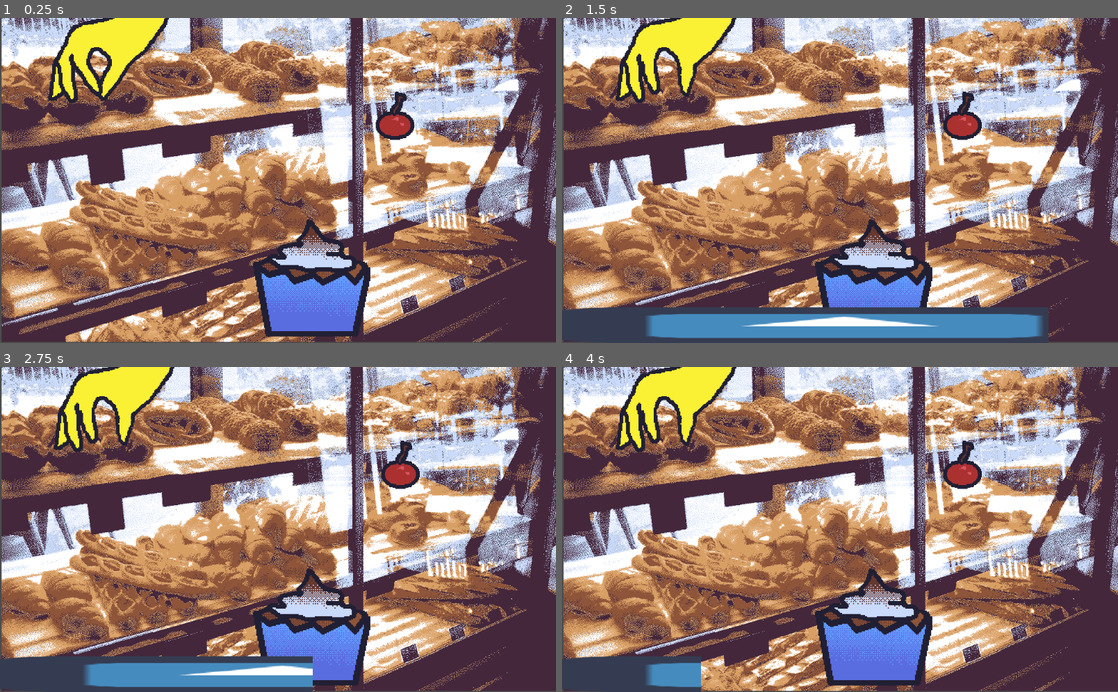
Above: before the commit, frames 1-4 (two rows, left to right).
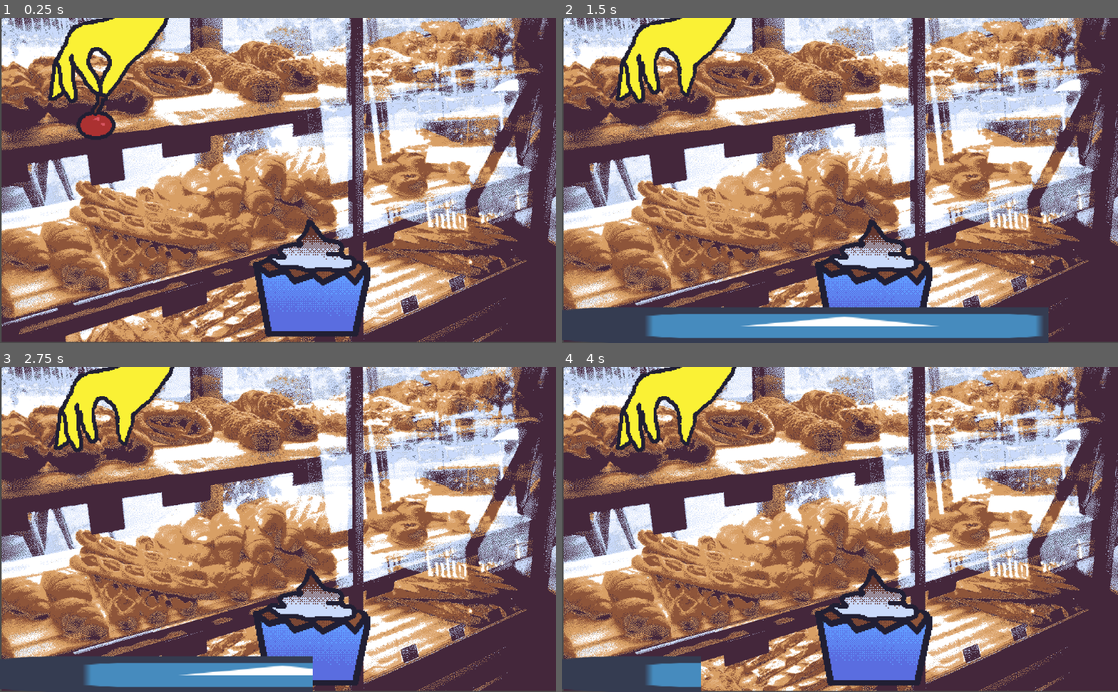
Above: after the commit, the same moments.

Repository: NEW-CYLANDIA/little-warioware
Game: Godot game, scene res://microgames/cupcake_game/cupcake_game.tscn
Same seed, same stepped clock (60 frames per second), same inputs: the game is played once before the commit and once after it. This scene is started directly instead of the project's main scene. The engine's default icon, where the game draws it, is replaced by a stand-in: a white triangle on a blue panel in a dark square. Sound files missing from this copy of the repository are replaced by a short silence.
Inputs:
- Up to frame 1 (0.25 s): no input
- Up to frame 2 (1.5 s): tap Enter at 0.5 s; hold Right (mg_right) 0.53-1.28 s; hold Z (mg_action) 0.53-1.28 s; hold Down (mg_down) from 1.28 s (still down); tap Z (mg_action) at 1.35 s
- Up to frame 3 (2.75 s): release Down (mg_down) at 2.03 s; hold Right (mg_right) from 2.03 s (still down); hold Z (mg_action) from 2.03 s (still down)
- Up to frame 4 (4 s): release Right (mg_right) at 2.78 s; release Z (mg_action) at 2.78 s; hold Up (mg_up) 2.78-3.53 s; tap Z (mg_action) at 2.85 s; hold Left (mg_left) from 3.53 s (still down); hold Z (mg_action) from 3.53 s (still down)

The runs differ from the first frame. In frame 1, 1.2% of the frame differs, in the area x 13-75%, y 22-38%; in frame 2, 0.6%; in frame 3, 0.6%; in frame 4, 0.6%.
Error before the commit: Invalid set index 'falling' (on base: 'Sprite (falling_cherry.gd)') with value of type 'bool'. (res://microgames/cupcake_game/src/hand.gd:16)

Commit message:
fixed several Mistakes
committed too early lol

Diff:
--- a/microgames/cupcake_game/cupcake_game.tscn
+++ b/microgames/cupcake_game/cupcake_game.tscn
@@ -48,17 +48,19 @@
 frames = SubResource( 1 )
 animation = "closed"
 
-[node name="cherry" type="Sprite" parent="hand"]
+[node name="cherry" type="Area2D" parent="hand"]
 position = Vector2( 69.3333, 80.6667 )
+scale = Vector2( 1, 1 )
+script = ExtResource( 6 )
+
+[node name="CollisionShape2D" type="CollisionShape2D" parent="hand/cherry"]
+position = Vector2( -1.33333, 14.6667 )
+shape = SubResource( 2 )
+
+[node name="cherry_sprite" type="Sprite" parent="hand/cherry"]
+position = Vector2( 7.62939e-06, 0 )
 z_index = 451
 texture = ExtResource( 8 )
-script = ExtResource( 6 )
-
-[node name="cherry_collision" type="Area2D" parent="hand/cherry"]
-
-[node name="CollisionShape2D" type="CollisionShape2D" parent="hand/cherry/cherry_collision"]
-position = Vector2( -1.33333, 14.6667 )
-shape = SubResource( 2 )
 
 [node name="cupcake" type="Sprite" parent="."]
 position = Vector2( 477, 460 )
--- a/microgames/cupcake_game/src/falling_cherry.gd
+++ b/microgames/cupcake_game/src/falling_cherry.gd
@@ -3,12 +3,11 @@
 const FALL_SPEED := 10
 var is_falling := false
 
-func _ready():
-	position.x = rand_range(200, 700)
-
 func _physics_process(_delta):
 	if is_falling == true:
 		position.y += FALL_SPEED
 
+func start_fall():
+	is_falling = true
 func stop_fall():
 	is_falling = false
--- a/microgames/cupcake_game/src/hand.gd
+++ b/microgames/cupcake_game/src/hand.gd
@@ -13,4 +13,4 @@
 	if Input.is_action_just_pressed("mg_action") and can_move:
 		$hand_sprites.play("released")
 		can_move = false
-		$cherry.falling = true
+		$cherry.start_fall()
--- a/microgames/hotdog_game/hotdog_game.tscn
+++ b/microgames/hotdog_game/hotdog_game.tscn
@@ -82,8 +82,7 @@
 z_index = -11
 frames = SubResource( 3 )
 script = ExtResource( 8 )
-min_position = 200
-max_position = 700
+FALL_SPEED = 15
 
 [node name="hotdog_collision" type="Area2D" parent="hotdog"]
 position = Vector2( 2, -3.5 )
@@ -106,8 +105,6 @@
 texture = ExtResource( 10 )
 script = ExtResource( 8 )
 FALL_SPEED = 20
-min_position = 200
-max_position = 700
 
 [node name="falling" type="AudioStreamPlayer2D" parent="ketchup"]
 position = Vector2( 0, -12.5 )
@@ -130,8 +127,6 @@
 texture = ExtResource( 12 )
 script = ExtResource( 8 )
 FALL_SPEED = 25
-min_position = 200
-max_position = 700
 
 [node name="falling" type="AudioStreamPlayer2D" parent="mustard"]
 position = Vector2( 4, -6.5 )
--- a/microgames/hotdog_game/src/falling_object.gd
+++ b/microgames/hotdog_game/src/falling_object.gd
@@ -2,8 +2,8 @@
 
 export var FALL_SPEED : int
 var is_falling = false
-export var min_position : int
-export var max_position : int
+export var min_position = 200
+export var max_position = 700
 
 func _ready():
 	position.x = rand_range(min_position, max_position)
